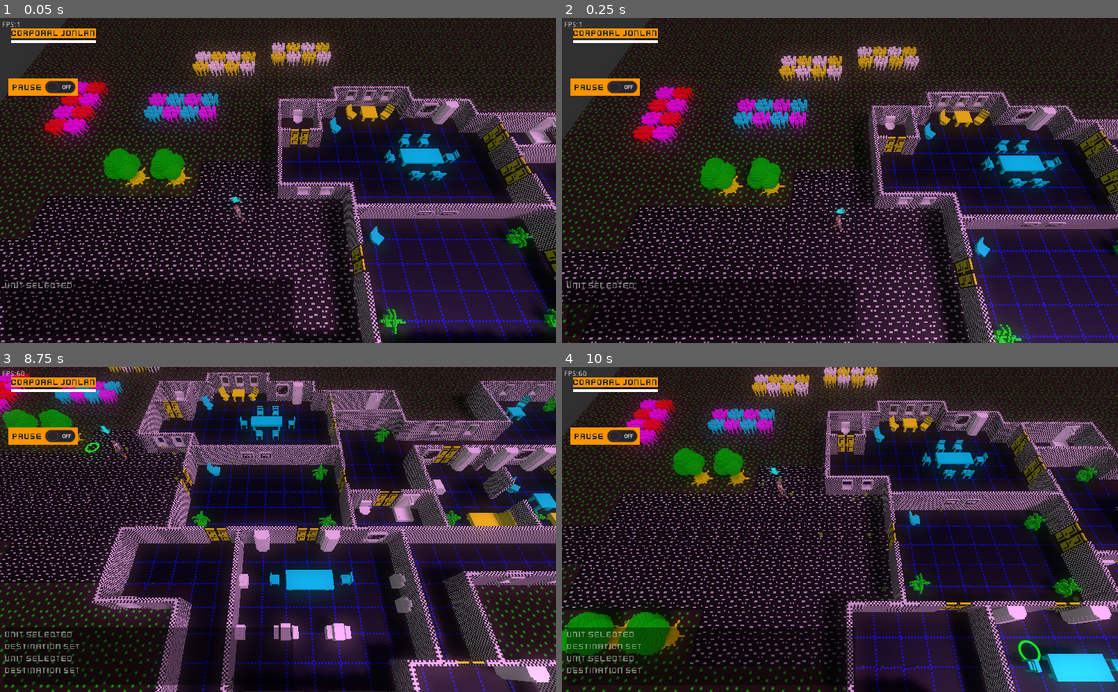
Above: before the commit, frames 1-4 (two rows, left to right).
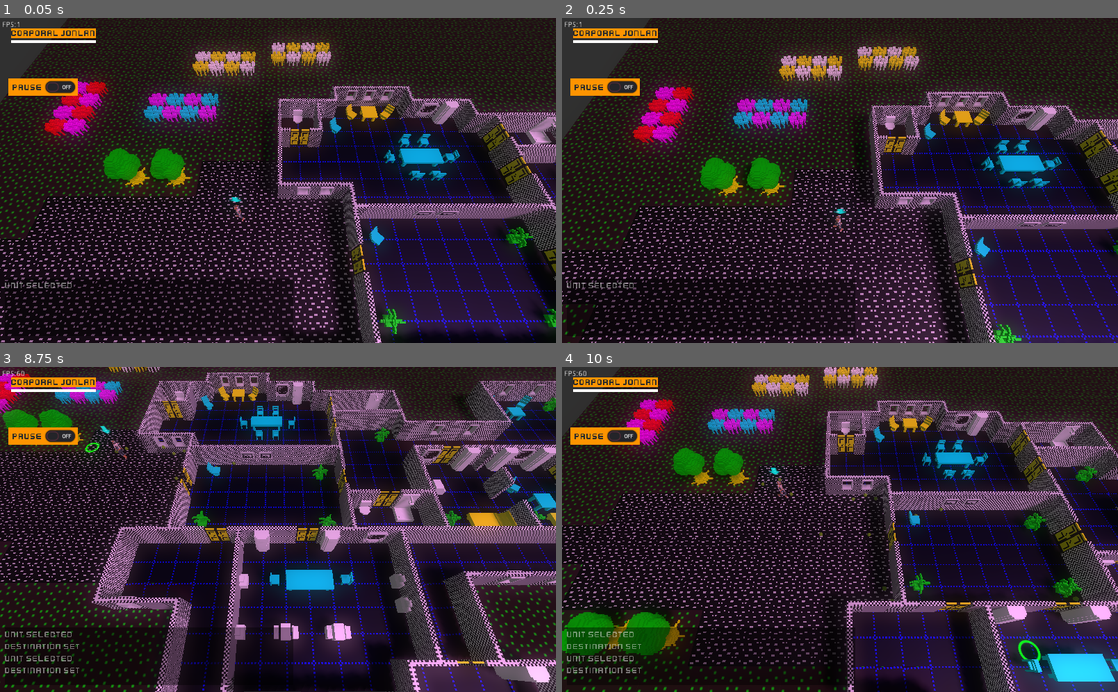
Above: after the commit, the same moments.

Repository: SteveSmith16384/LaserFodder
Game: Godot game, scene res://Main.tscn
Two runs of this game, one before a commit and one after it. Both use one fixed random seed, a clock stepped at 60 frames per second and the inputs below.
Inputs (mouse positions are in pixels of both pictures, inside the frame that each line leads up to):
- Up to frame 1 (0.05 s): no input
- Up to frame 2 (0.25 s): no input
- Up to frame 3 (8.75 s): tap Enter at 0.5 s; move the mouse to (400, 513) at 0.52 s; hold Right (ui_right) 0.53-1.28 s; tap G (grenade) at 0.6, 1.35, 2.3, 3.05, 3.8, 4.55, 5.3, 5.85, 6.6, 7.55, 8.3 s; click (400, 513) at 0.67 s; move the mouse to (166, 545) at 1.27 s; hold Down (ui_down) 1.28-2.03 s; move the mouse to (333, 458) at 2.02 s; hold Right (ui_right) 2.03-2.78 s; tap 1 (unit_1) at 2.1, 7.35 s; move the mouse to (250, 594) at 2.77 s; hold Up (ui_up) 2.78-3.53 s; tap 2 (unit_2) at 2.85, 8.1 s; click (250, 594) at 2.92 s; move the mouse to (444, 578) at 3.52 s; hold Left (ui_left) 3.53-5.03 s; tap 3 (unit_3) at 3.6 s; move the mouse to (111, 480) at 4.27 s; tap 4 (unit_4) at 4.35 s; move the mouse to (305, 529) at 5.02 s; hold Down (ui_down) 5.03-5.78 s; tap 5 (unit_5) at 5.1 s; click (305, 529) at 5.17 s; move the mouse to (194, 448) at 5.77 s; hold Right (ui_right) 5.78-6.53 s; move the mouse to (400, 513) at 6.52 s; hold Up (ui_up) 6.53-7.28 s; move the mouse to (166, 545) at 7.27 s; hold Right (ui_right) 7.28-8.03 s; click (166, 545) at 7.42 s; move the mouse to (333, 458) at 8.02 s; hold Down (ui_down) from 8.03 s (still down)
- Up to frame 4 (10 s): move the mouse to (812, 594) at 8.77 s; release Down (ui_down) at 8.78 s; hold Left (ui_left) 8.78-9.53 s; tap 3 (unit_3) at 8.85 s; tap G (grenade) at 9.05, 9.8 s; move the mouse to (1006, 578) at 9.52 s; hold Up (ui_up) from 9.53 s (still down); tap 4 (unit_4) at 9.6 s; click (1006, 578) at 9.67 s

The runs differ from the first frame. In frame 1, less than 0.1% of the frame differs, in the area x 63-86%, y 27-55%; in frame 2, less than 0.1%; in frame 3, less than 0.1%, in the area x 19-100%, y 1-97%; in frame 4, less than 0.1%.
Error in both runs: Invalid get index '1' (on base: 'Array'). (res://GameScene.gd:32)

Commit message:
Changed droid model

Diff:
--- a/src/EnemyDroid.tscn
+++ b/src/EnemyDroid.tscn
@@ -11,6 +11,38 @@
 [ext_resource path="res://components/IsGun.tscn" type="PackedScene" id=9]
 [ext_resource path="res://Sparks.tscn" type="PackedScene" id=10]
 [ext_resource path="res://components/UnitData.tscn" type="PackedScene" id=11]
+[ext_resource path="res://Resources/DroidMaterial.tres" type="Material" id=12]
+
+[sub_resource type="CylinderMesh" id=2]
+material = ExtResource( 12 )
+top_radius = 0.4
+bottom_radius = 0.4
+height = 0.8
+radial_segments = 8
+
+[sub_resource type="CylinderMesh" id=4]
+material = ExtResource( 12 )
+top_radius = 0.4
+bottom_radius = 0.4
+height = 0.2
+
+[sub_resource type="CylinderMesh" id=5]
+material = ExtResource( 12 )
+top_radius = 0.2
+bottom_radius = 0.4
+height = 0.3
+
+[sub_resource type="CylinderMesh" id=6]
+material = ExtResource( 12 )
+top_radius = 0.1
+bottom_radius = 0.1
+height = 1.5
+
+[sub_resource type="CylinderMesh" id=7]
+material = ExtResource( 12 )
+top_radius = 0.1
+bottom_radius = 0.1
+height = 0.5
 
 [sub_resource type="CylinderShape" id=1]
 height = 1.50772
@@ -29,12 +61,36 @@
 
 [node name="MeshInstance" type="MeshInstance" parent="Rotator/MakeCentre"]
 transform = Transform( -4.80825e-08, 0, 1.1, 0, 1.1, 0, -1.1, 0, -4.80825e-08, -1.455, 0.00878421, -1.57814 )
+visible = false
 mesh = ExtResource( 1 )
 skeleton = NodePath("../../..")
 material/0 = ExtResource( 3 )
 
 [node name="Sparks" parent="Rotator/MakeCentre/MeshInstance" instance=ExtResource( 10 )]
 transform = Transform( -1, 0, -8.74228e-08, 0, 1, 0, 8.74228e-08, 0, -1, -1.41265, 0.938866, 1.67395 )
+
+[node name="Spatial" type="Spatial" parent="Rotator/MakeCentre"]
+transform = Transform( 1.2, 0, 0, 0, 1.2, 0, 0, 0, 1.2, 0, 0, 0 )
+
+[node name="Body" type="MeshInstance" parent="Rotator/MakeCentre/Spatial"]
+transform = Transform( 1, 0, 0, 0, 1, 0, 0, 0, 1, 0, 0.772707, 0 )
+mesh = SubResource( 2 )
+
+[node name="Feet" type="MeshInstance" parent="Rotator/MakeCentre/Spatial"]
+transform = Transform( 1, 0, 0, 0, 1, 0, 0, 0, 1, 0, 0.120552, 0 )
+mesh = SubResource( 4 )
+
+[node name="Head" type="MeshInstance" parent="Rotator/MakeCentre/Spatial"]
+transform = Transform( 1, 0, 0, 0, 1, 0, 0, 0, 1, 0, 1.46515, 0 )
+mesh = SubResource( 5 )
+
+[node name="Spine" type="MeshInstance" parent="Rotator/MakeCentre/Spatial"]
+transform = Transform( 1, 0, 0, 0, 1, 0, 0, 0, 1, 0, 0.820119, 0 )
+mesh = SubResource( 6 )
+
+[node name="Gun" type="MeshInstance" parent="Rotator/MakeCentre/Spatial"]
+transform = Transform( -4.37114e-08, -1, 0, 1, -4.37114e-08, 0, 0, 0, 1, -0.422537, 1.44891, 0 )
+mesh = SubResource( 7 )
 
 [node name="CollisionShape" type="CollisionShape" parent="."]
 transform = Transform( 1, 0, 0, 0, 1, 0, 0, 0, 1, 0, 0.768248, 0 )
--- /dev/null
+++ b/src/Resources/DroidMaterial.tres
@@ -0,0 +1,4 @@
+[gd_resource type="SpatialMaterial" format=2]
+
+[resource]
+albedo_color = Color( 0, 0.92549, 1, 1 )
--- a/src/components/CanShoot.gd
+++ b/src/components/CanShoot.gd
@@ -25,7 +25,7 @@
 	if is_gun.get_ammo() <= 0:
 		print("Out of ammo!")
 		return false
-	if time_until_next_shot > 0:# < gun.reload_time:
+	if time_until_next_shot > 0:
 		return false
 
 	is_gun.dec_ammo()
--- a/src/systems/DroidAISystem.gd
+++ b/src/systems/DroidAISystem.gd
@@ -26,8 +26,8 @@
 			can_shoot.current_target = null
 			return
 
-		var cbs = can_shoot.current_target.get_node("CanBeShot")
-		if cbs.killed:
+		var ud = can_shoot.current_target.get_node("UnitData")
+		if ud.killed:
 			# Target destroyed
 			can_shoot.current_target = null
 			return
@@ -79,7 +79,7 @@
 	next_dest.y = droid.translation.y
 
 	var dir:Vector3 = next_dest - droid.translation
-	if dir.length() < .5: # Reached point
+	if dir.length() < .2: # Reached point
 		can_move.route_index += 1
 		if can_move.route_index >= can_move.route_points.size():
 			 # Reached destination
Not shown: 1 places in src/EnemyDroid.tscn that only renumber resources
